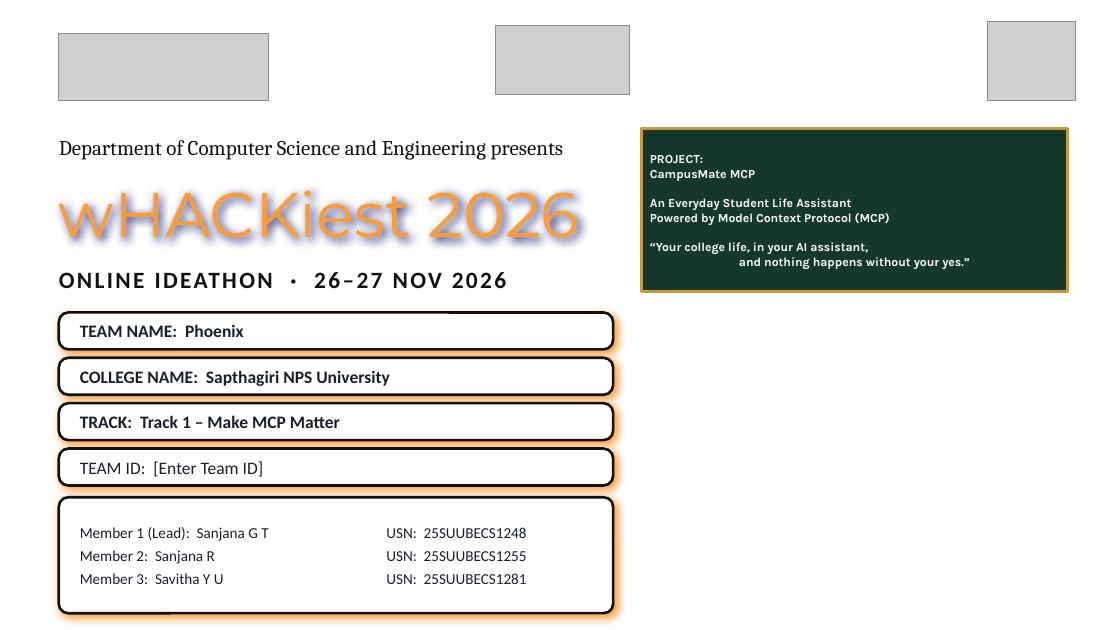
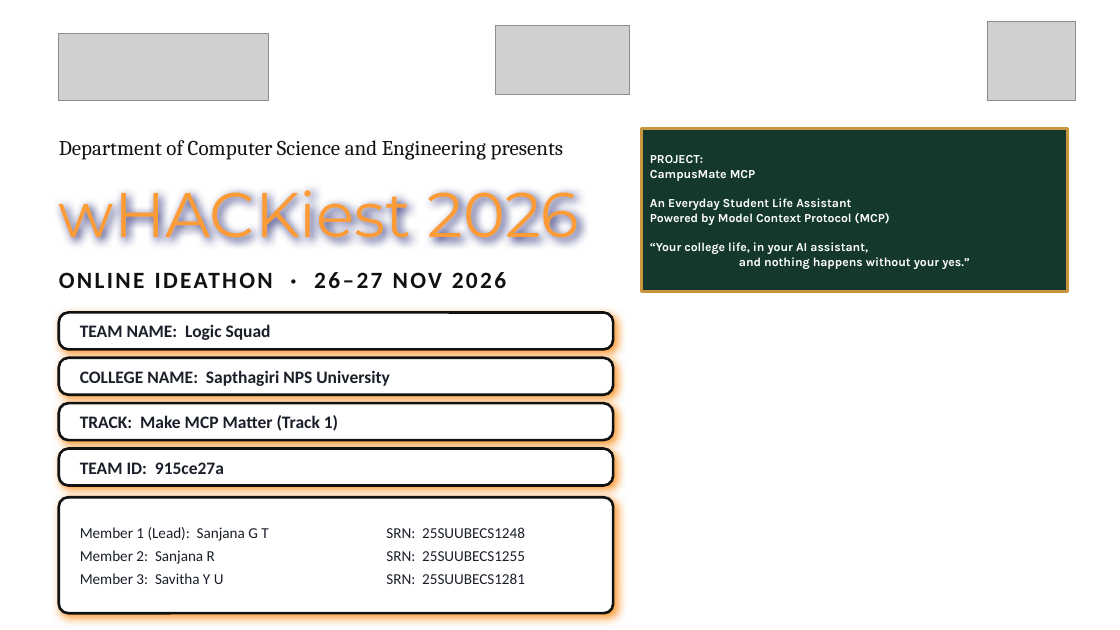
Before and after one commit to gtsanjana3-eng/campusmate-mcp, a slide deck: slide 1 of presentation/wHACKiest_2026_CampusMate_MCP.pptx. Drawn at 1120x630 pixels with LibreOffice and Linux fonts; fonts in the diff are those of the drawing; grey boxes stand for pictures; background and template pictures are left out. Boxes give left, top, right and bottom in pixels: in the first picture for what was removed or moved away, otherwise in the second. Text is boxed around its words. In the diff, an @@ line names an element or a change of style, - is before the commit and + after.

```diff
--- a/presentation/wHACKiest_2026_CampusMate_MCP.pptx
+++ b/presentation/wHACKiest_2026_CampusMate_MCP.pptx
@@ text at (80, 324, 271, 340): text changed @@
-TEAM NAME: Phoenix
+TEAM NAME: Logic Squad
@@ text at (80, 415, 338, 431): text changed @@
-TRACK: Track 1 – Make MCP Matter
+TRACK: Make MCP Matter (Track 1)
@@ text at (80, 462, 224, 474): text changed; bold on @@
-TEAM ID: [Enter Team ID]
+TEAM ID: 915ce27a
@@ text at (386, 527, 525, 584): text changed @@
-USN: 25SUUBECS1248
-USN: 25SUUBECS1255
-USN: 25SUUBECS1281
+SRN: 25SUUBECS1248
+SRN: 25SUUBECS1255
+SRN: 25SUUBECS1281
```
Also in this commit, not shown: 7 other slides changed, 3 other files.
